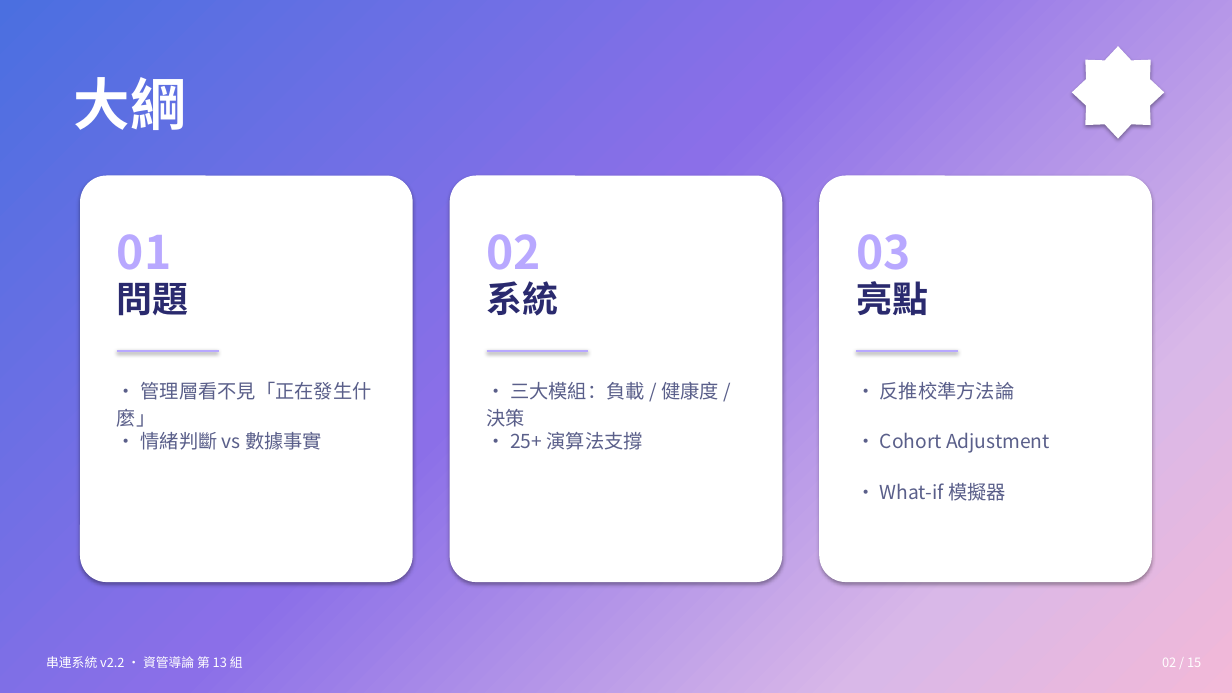
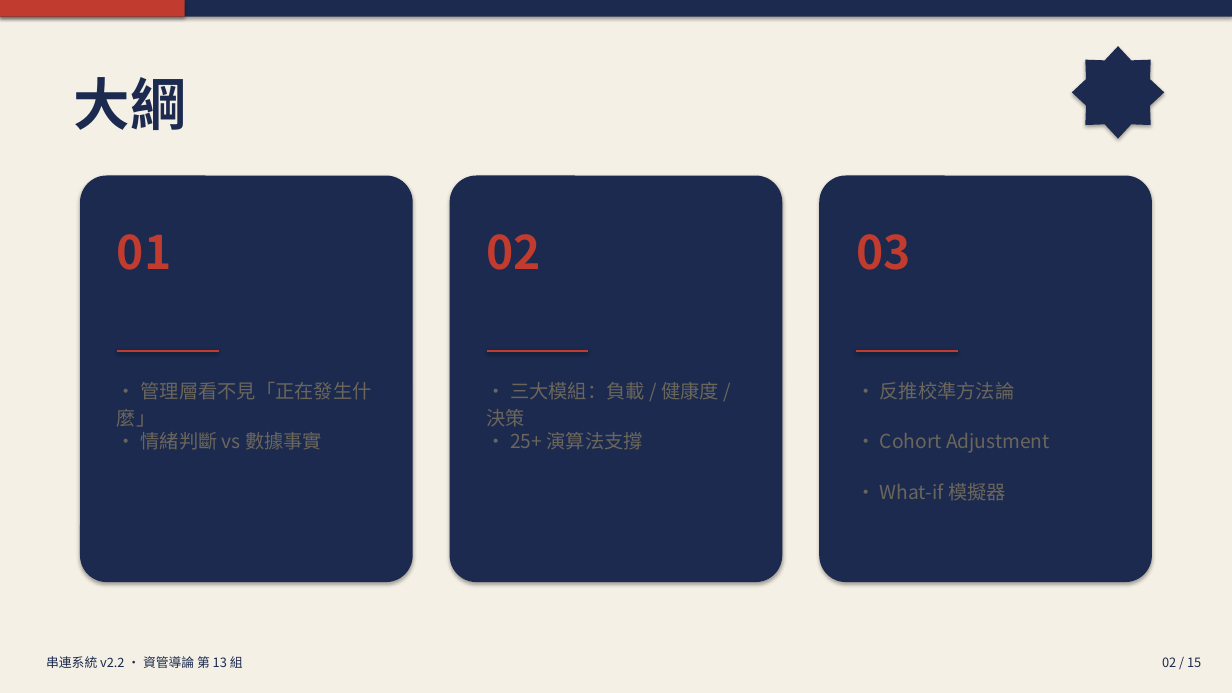
Before and after one commit to Peter2594/chuanlien-system-v2, a slide deck: slide 2 of docs/串連系統_簡報.pptx. Drawn at 1232x693 pixels with LibreOffice and Linux fonts; fonts in the diff are those of the drawing. Boxes give left, top, right and bottom in pixels: in the first picture for what was removed or moved away, otherwise in the second. Text is boxed around its words. In the diff, an @@ line names an element or a change of style, - is before the commit and + after.

```diff
--- a/docs/串連系統_簡報.pptx
+++ b/docs/串連系統_簡報.pptx
@@ rectangle at [0, 0, 1232, 693]: fill gradient #4B6FE0 to #8B6FE8 to #D9B8E8 to #F2B8D8 to #F5F0E5 @@
@@ rectangle added at [0, 0, 1232, 17], fill #1B2A4E @@
@@ rectangle added at [0, 0, 185, 17], fill #C13C2E @@
@@ fill #FFFFFF to #1B2A4E in 4 elements at [1072, 46, 1165, 139], [450, 176, 783, 582], [820, 176, 1153, 582], [80, 176, 413, 582] @@
@@ text colour #B8A8FF to #C13C2E in 3 elements at [117, 234, 172, 270], [487, 234, 542, 270], [856, 234, 911, 270] @@
@@ text removed at [117, 283, 189, 315] @@
-問題
@@ text removed at [487, 281, 559, 316] @@
-系統
@@ text removed at [856, 281, 928, 316] @@
-亮點
@@ line (117, 351) - (219, 351): stroke #B8A8FF 2 pt to #C13C2E 2 pt @@
@@ line (487, 351) - (589, 351): stroke #B8A8FF 2 pt to #C13C2E 2 pt @@
@@ line (857, 351) - (958, 351): stroke #B8A8FF 2 pt to #C13C2E 2 pt @@
@@ text colour #5A5F8A to #6B665C in 7 elements at [117, 382, 372, 427], [141, 432, 322, 450], [487, 382, 719, 427], [510, 432, 643, 450], [880, 382, 1015, 400], [880, 433, 1050, 453], [880, 483, 1006, 501] @@
@@ text colour #FFFFFF to #1B2A4E in 3 elements at [74, 77, 187, 130], [46, 656, 243, 668], [1162, 657, 1201, 667] @@
```
Also in this commit, not shown: 14 other slides changed, 1 other file.
